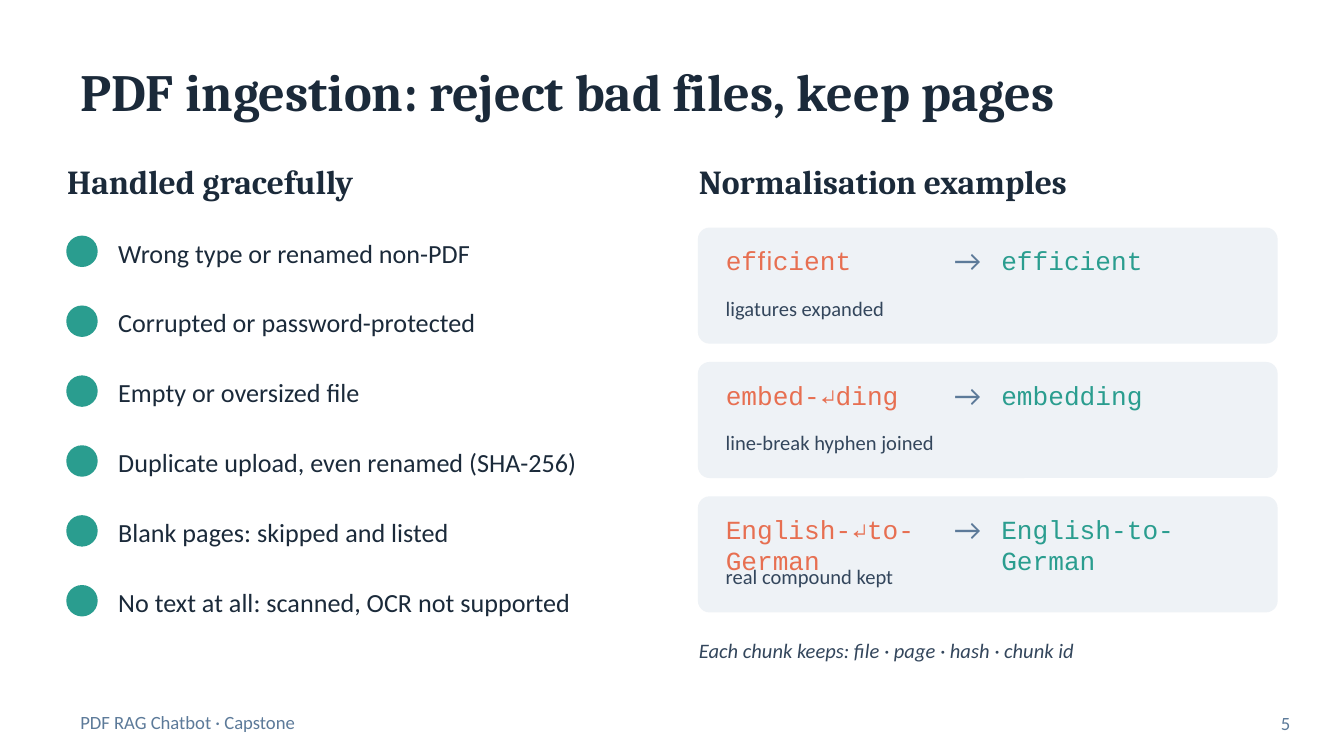
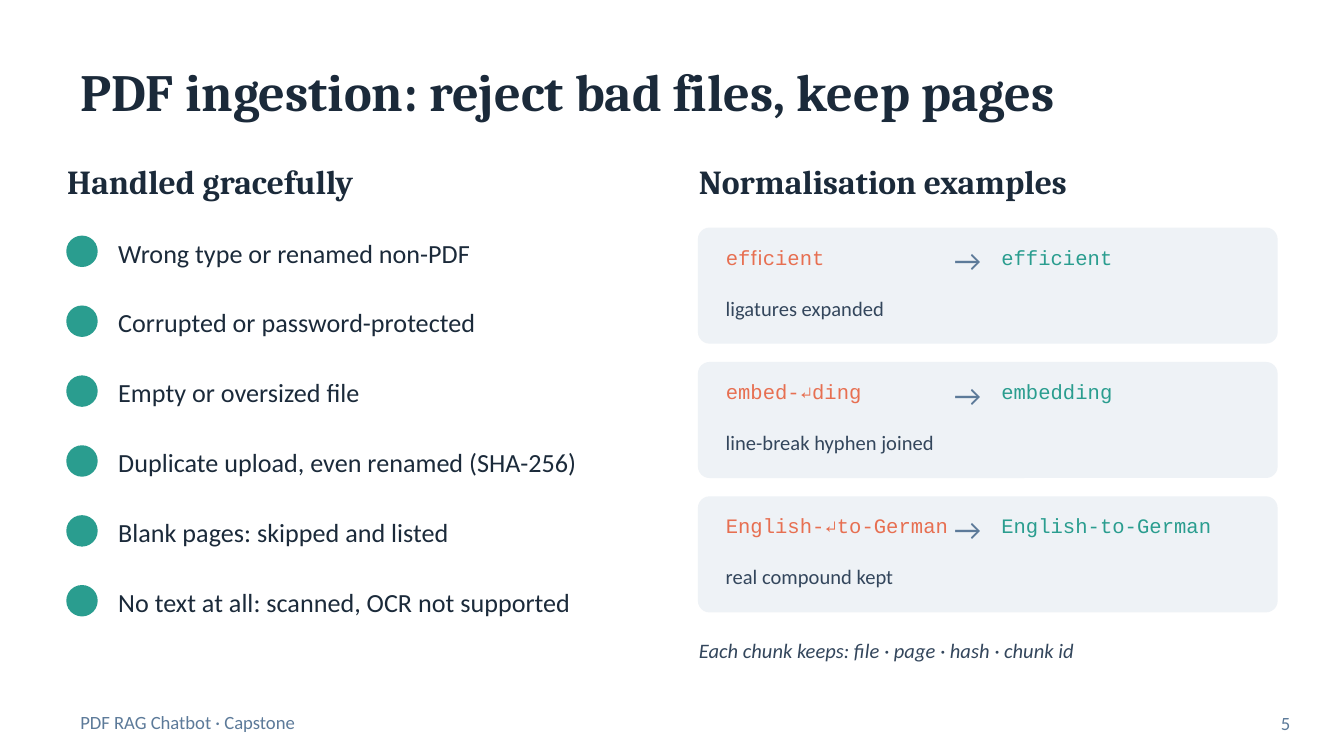
Before and after one commit to sabareesh-r23/pdf-rag-chatbot-old, a slide deck: slide 5 of docs/presentation/RAG_PDF_Chatbot_Capstone.pptx. Drawn at 1344x756 pixels with LibreOffice and Linux fonts; fonts in the diff are those of the drawing. Boxes give left, top, right and bottom in pixels: in the first picture for what was removed or moved away, otherwise in the second. Text is boxed around its words. In the diff, an @@ line names an element or a change of style, - is before the commit and + after.

```diff
--- a/docs/presentation/RAG_PDF_Chatbot_Capstone.pptx
+++ b/docs/presentation/RAG_PDF_Chatbot_Capstone.pptx
@@ size 14 to 11 pt in 6 elements at [726,250,825,265], [1001,250,1112,265], [726,384,861,403], [1001,384,1112,404], [726,519,948,537], [1001,519,1211,538] @@
```
Also in this commit, not shown: 3 other slides changed, 10 other files.
